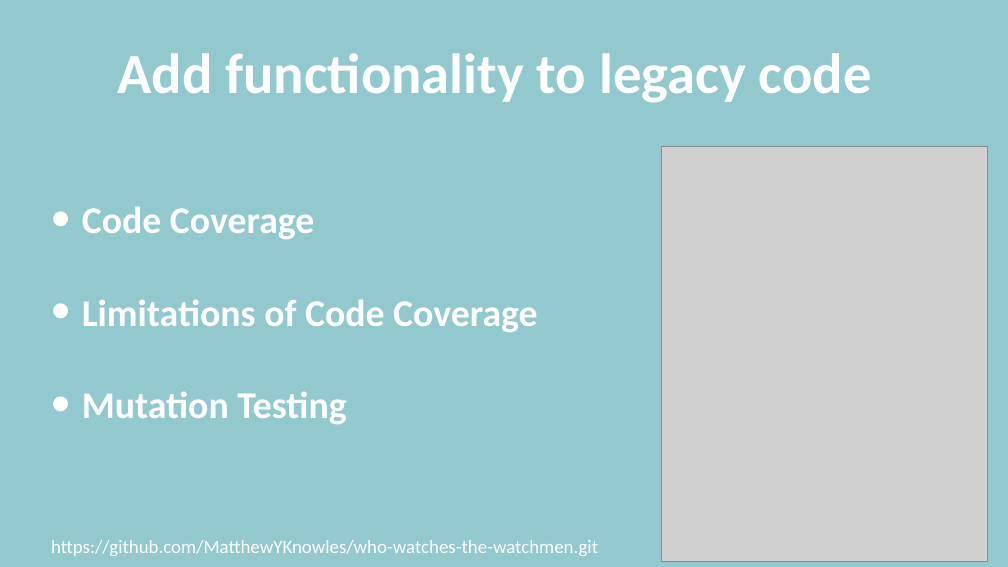
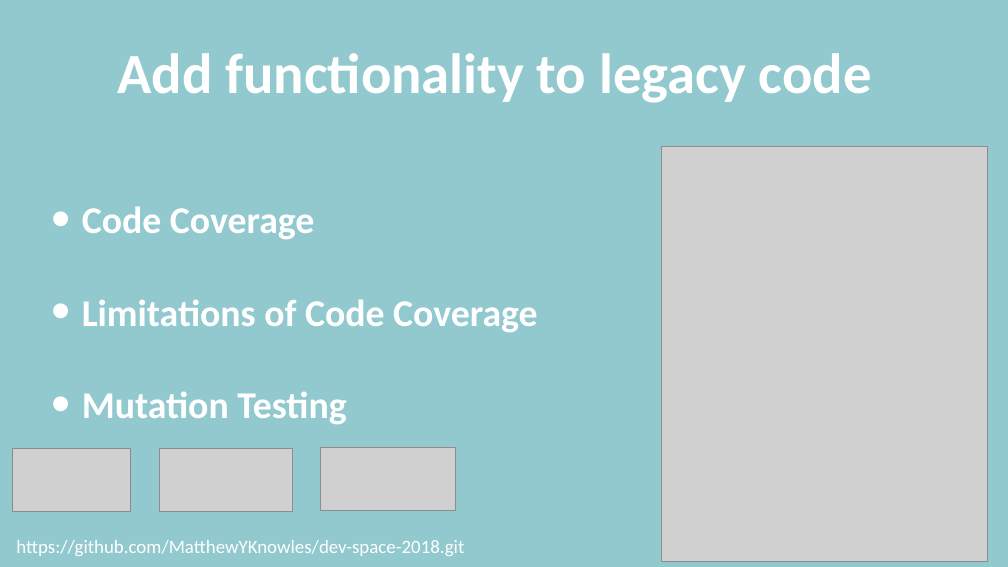
Before and after one commit to MatthewYKnowles/dev-space-2018, a slide deck: slide 15 of Who Watches the Watchmen.pptx. Drawn at 1008x567 pixels with LibreOffice and Linux fonts; fonts in the diff are those of the drawing; grey boxes stand for pictures. Boxes give left, top, right and bottom in pixels: in the first picture for what was removed or moved away, otherwise in the second. Text is boxed around its words. In the diff, an @@ line names an element or a change of style, - is before the commit and + after.

Commit message:
final powerpoint

```diff
--- a/Who Watches the Watchmen.pptx
+++ b/Who Watches the Watchmen.pptx
@@ picture added at (x1=13, y1=448, x2=131, y2=512) @@
@@ picture added at (x1=159, y1=448, x2=292, y2=512) @@
@@ picture added at (x1=321, y1=447, x2=456, y2=510) @@
@@ text at (x1=16, y1=540, x2=464, y2=556): text changed @@
-https://github.com/MatthewYKnowles/who-watches-the-watchmen.git
+https://github.com/MatthewYKnowles/dev-space-2018.git
```
Also in this commit, not shown: 1 other slide changed, 1 slide added, 1 other file.
